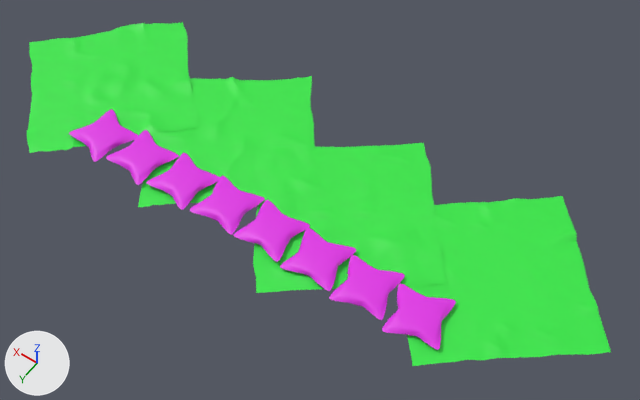
The FBX model Assets/blankets.fbx: old version first, new version second.
Camera for both pictures: a camera (50 mm lens) standing at (-38.8, 48.2, 76.5) and looking at (-3.8, -0.9, -0.6). The axes (+X, +Y, +Z) are drawn at lower left. The lights are the same throughout.

The older version as bpy lines, for what is in view:
```python
me_cube_001 = bpy.data.meshes.new('Cube.001')
me_cube_001.from_pydata(...)  # 3152 vertices, 3150 faces; spans x -0.92..0.92, y -0.92..0.93, z -0.18..0.18
me_cube_001.materials.append(mat_pillows)  # pink #e231e7
ob_cube_001 = bpy.data.objects.new('Cube.001', me_cube_001)
ob_cube_001.location = (-2.98, 6.64, 1.6)
ob_cube_001.rotation_euler = (0.0, 0.0, 1.574)  # degrees (0, 0, 90)
ob_cube_001.scale = (3.19, 3.19, 3.19)
ob_cube_002 = bpy.data.objects.new('Cube.002', me_cube_001)
ob_cube_002.location = (8.89, 6.92, 1.6)
ob_cube_002.rotation_euler = (0.0, 0.0, -0.094)  # degrees (0, 0, -5.4)
ob_cube_002.scale = (3.19, 3.19, 3.19)
ob_cube_006 = bpy.data.objects.new('Cube.006', me_cube_001)
ob_cube_006.location = (-14.92, 6.64, 1.6)
ob_cube_006.rotation_euler = (0.0, 0.0, 0.181)  # degrees (0, 0, 10)
ob_cube_006.scale = (3.19, 3.19, 3.19)
# also in view: 'Cube' at (3.0, 6.7, 1.6); 'Cube.005' at (-9.0, 6.7, 1.6); 'Blankets' at (1.0, -1.0, 1.3); 'Cube.007' at (-20.8, 6.5, 1.6); 'Cube.003' at (14.9, 7.0, 1.6)
```
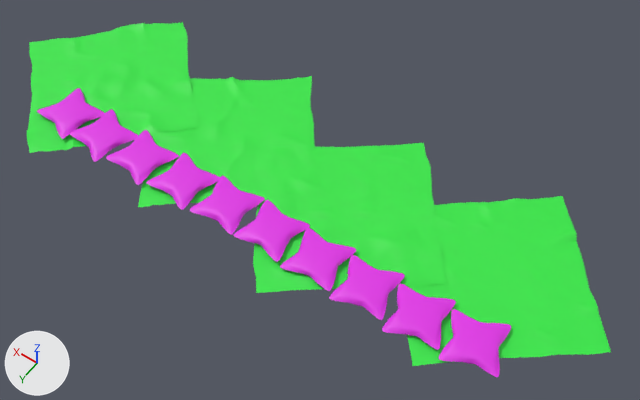
What the commit changed:
Object 'Cube.008' (ob_cube_008) is new; it shows me_cube_001.
Its location is (26.18, 6.82, 1.6).
Its rotation in degrees is (0, 0, -103).
Its scale is (3.19, 3.19, 3.19).
Object 'Cube.009' (ob_cube_009) is new; it shows me_cube_001.
Its location is (-26.75, 5.86, 1.6).
Its rotation in degrees is (0, 0, 17).
Its scale is (3.19, 3.19, 3.19).

Boxes (x1, y1, x2, y2) around the edits, measured in the pictures (640 x 400 px):
'Cube.009', added (pink)
    after: (439, 309, 511, 377)
'Cube.008', added (pink)
    after: (37, 88, 105, 139)
